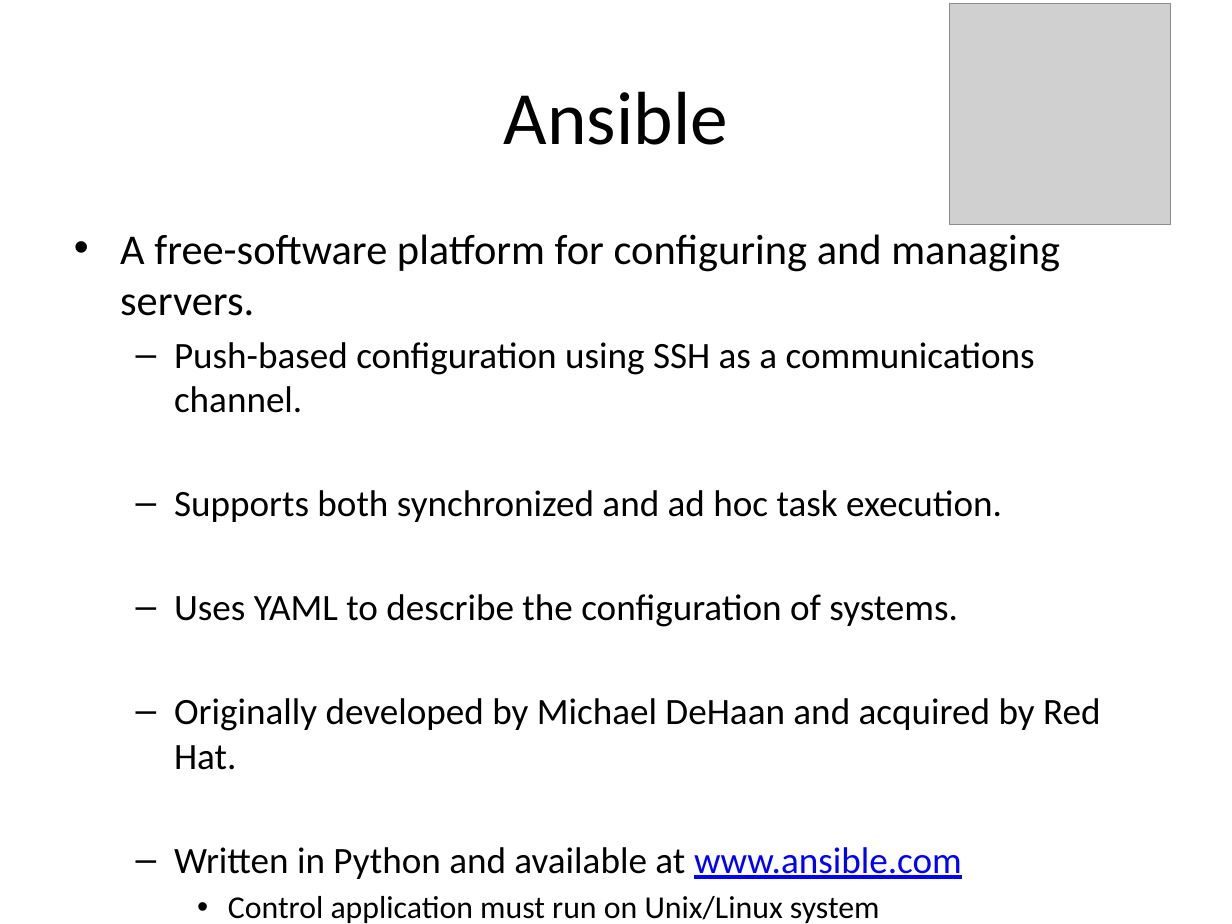
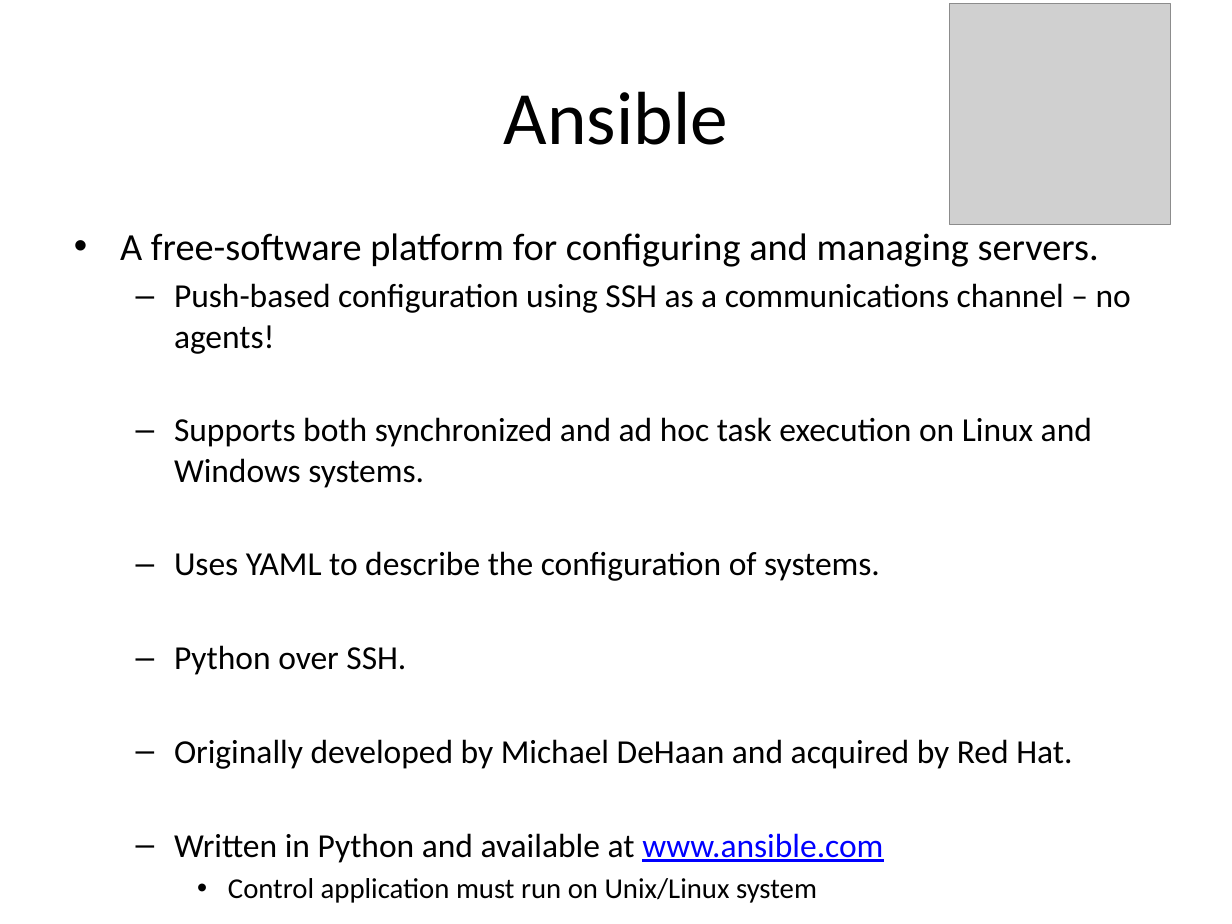
Before and after one commit to jasondbaker/infrastructure-class, a slide deck: slide 18 of lectures/infrastructure-week-10.pptx (slide 17 before the commit). Drawn at 1232x924 pixels with LibreOffice and Linux fonts; fonts in the diff are those of the drawing; grey boxes stand for pictures. Boxes give left, top, right and bottom in pixels: in the first picture for what was removed or moved away, otherwise in the second. Text is boxed around its words. In the diff, an @@ line names an element or a change of style, - is before the commit and + after.

Commit message:
update lecture 9 and 10

```diff
--- a/lectures/infrastructure-week-10.pptx
+++ b/lectures/infrastructure-week-10.pptx
@@ text at [120, 233, 1099, 903]: size 24.8 to 22.4 pt in "A free-software platform for configuring and managing ..."; size 21.7 to 19.6 pt in "Uses YAML to describe the configuration of ...", "Originally developed by Michael DeHaan and acquired ...", "Written in Python and available at www.ansible.com"; size 18.6 to 16.8 pt in "Control application must run on Unix/Linux system" @@
@@ text at [174, 283, 1131, 488]: text changed; size 21.7 to 19.6 pt @@
-  – Push-based configuration using SSH as a communications channel.
-  – Supports both synchronized and ad hoc task execution.
+  – Push-based configuration using SSH as a communications channel – no agents!
+  – Supports both synchronized and ad hoc task execution on Linux and Windows systems.
@@ text at [174, 645, 406, 675]: paragraph added @@
+  – Python over SSH.
```
Also in this commit, not shown: 9 slides added.
